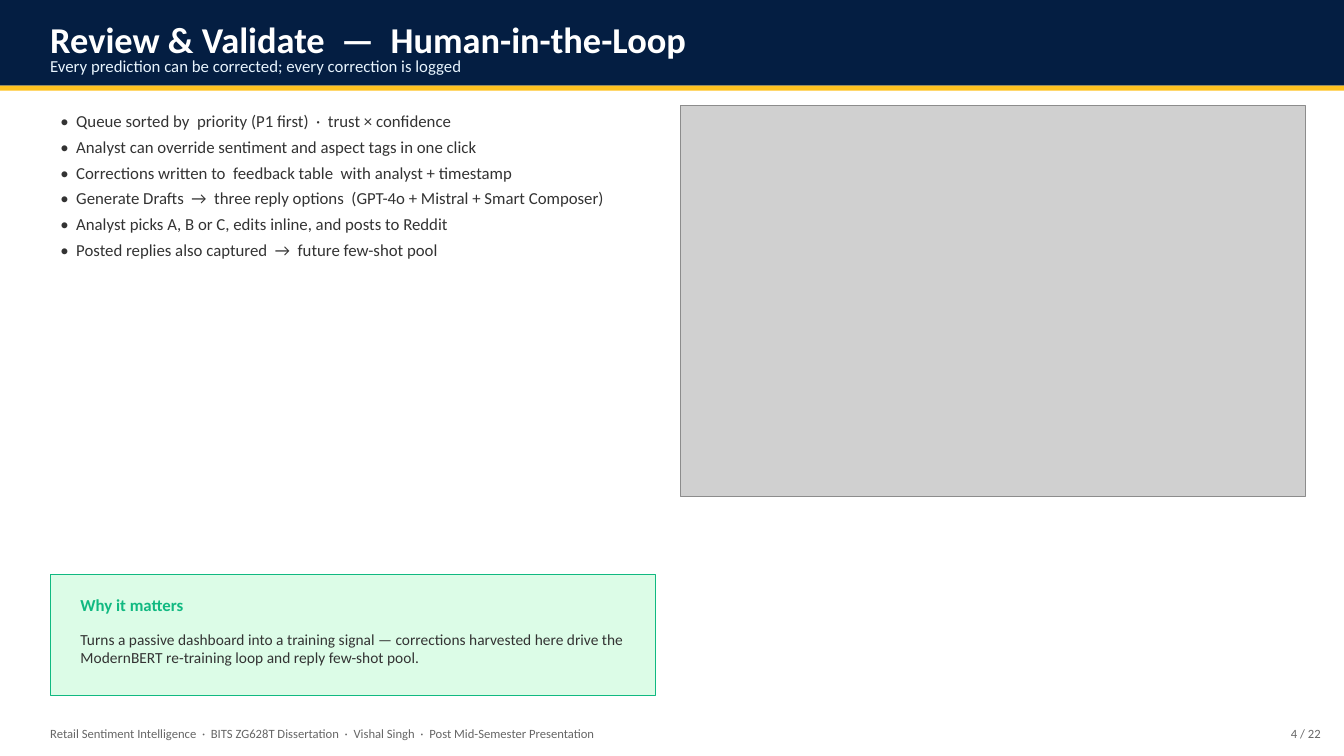
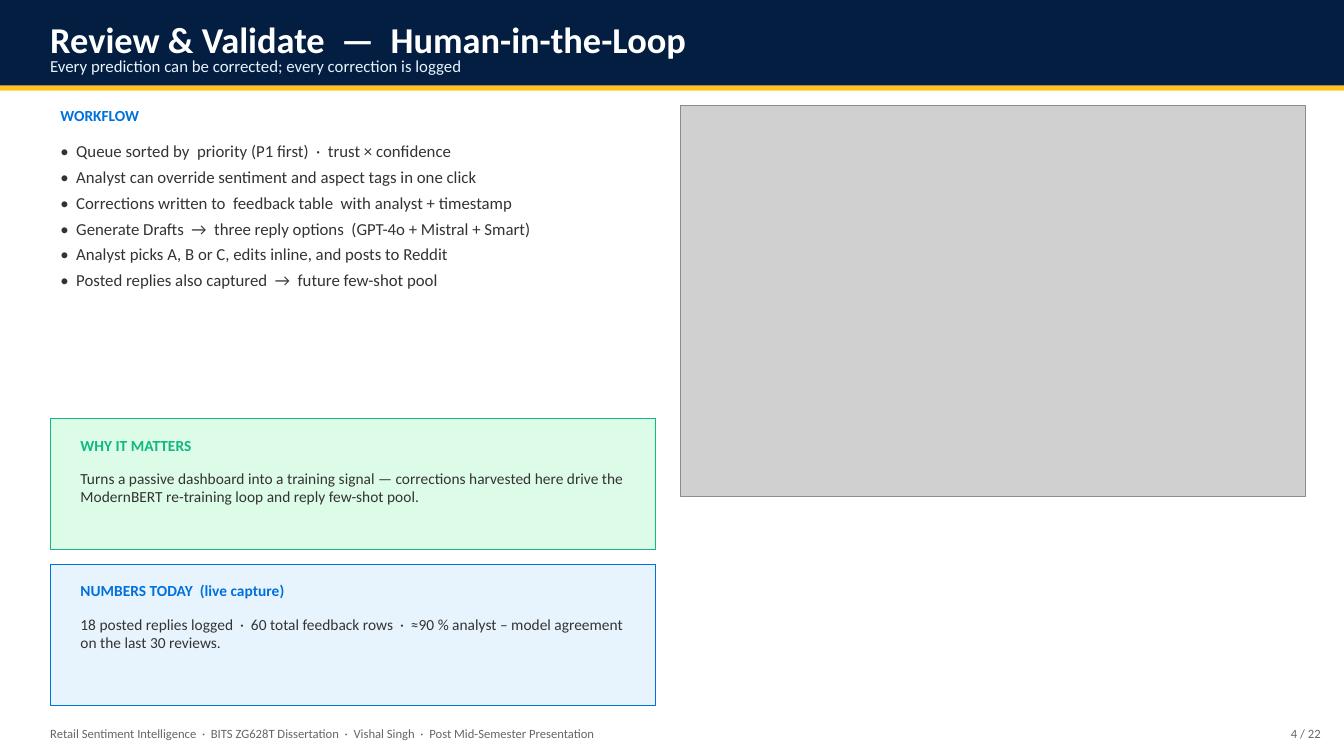
Before and after one commit to vishalvishal099/Retail-Sentiment-Intelligence, a slide deck: slide 4 of docs/Sem_4/FINAL_PRESENTATION_VishalSingh_2020AA05641.pptx. Drawn at 1344x756 pixels with LibreOffice and Linux fonts; fonts in the diff are those of the drawing; grey boxes stand for pictures. Boxes give left, top, right and bottom in pixels: in the first picture for what was removed or moved away, otherwise in the second. Text is boxed around its words. In the diff, an @@ line names an element or a change of style, - is before the commit and + after.

```diff
--- a/docs/Sem_4/FINAL_PRESENTATION_VishalSingh_2020AA05641.pptx
+++ b/docs/Sem_4/FINAL_PRESENTATION_VishalSingh_2020AA05641.pptx
@@ text added at [60, 111, 139, 121], 11 pt, text #0071DC, bold @@
+WORKFLOW
@@ text "• Queue sorted by priority ...": place and size @@
-text "• Queue sorted by priority ..." at [76, 115, 604, 259]
+text "• Queue sorted by priority ..." at [76, 145, 530, 289]
@@ text at [76, 223, 530, 238]: text changed @@
-• Generate Drafts → three reply options (GPT-4o + Mistral + Smart Composer)
+• Generate Drafts → three reply options (GPT-4o + Mistral + Smart)
@@ rectangle added at [50, 418, 655, 549], fill #DCFCE7, outline #10B981 0.75 pt @@
@@ text at [80, 441, 191, 451]: text changed; size 12 to 11 pt @@
-Why it matters
+WHY IT MATTERS
@@ text "Turns a passive dashboard into ...": place and size @@
-text "Turns a passive dashboard into ..." at [80, 634, 623, 666]
+text "Turns a passive dashboard into ..." at [80, 473, 623, 505]
@@ rectangle: place and size @@
-rectangle at [50, 575, 655, 696]
+rectangle at [50, 565, 655, 706]
@@ rectangle at [50, 565, 655, 706]: fill #DCFCE7 to #E8F4FD; outline #10B981 0.75 pt to #0071DC 0.75 pt @@
@@ text added at [80, 585, 285, 599], 11 pt, text #0071DC, bold @@
+NUMBERS TODAY (live capture)
@@ text added at [80, 619, 622, 648], 11 pt, text #333333 @@
+18 posted replies logged · 60 total feedback rows · ≈90 % analyst – model agreement on the last 30 reviews.
```
Also in this commit, not shown: 15 other slides changed, 2 other files.
